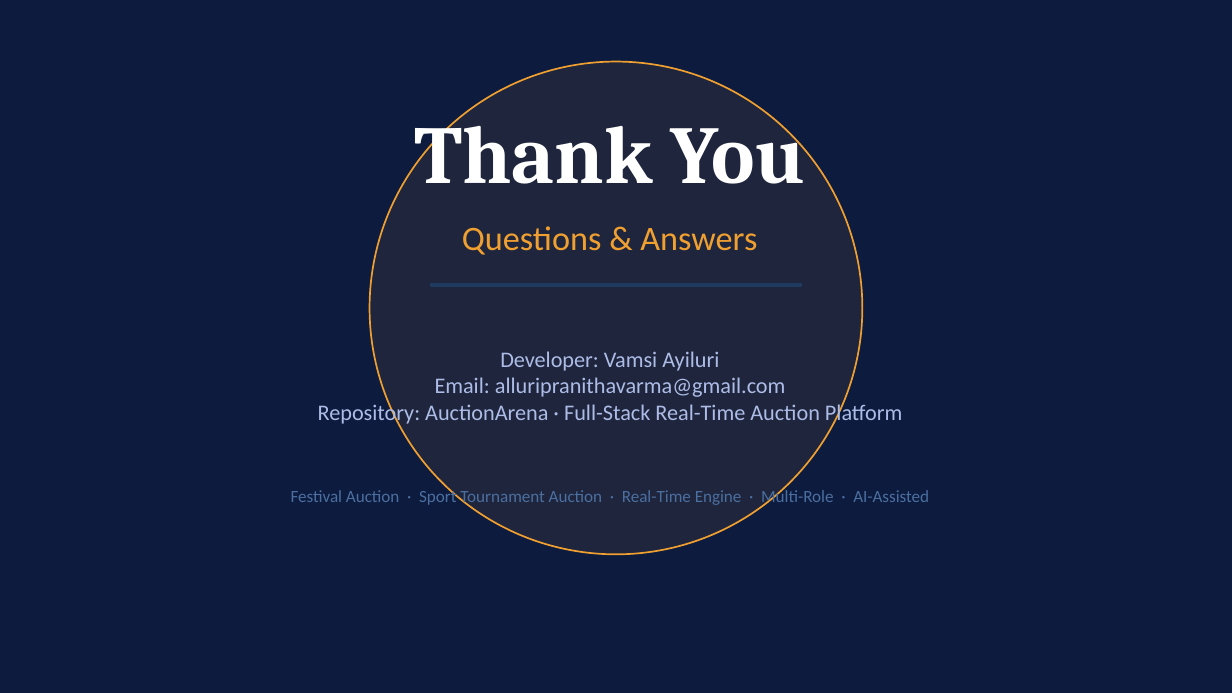
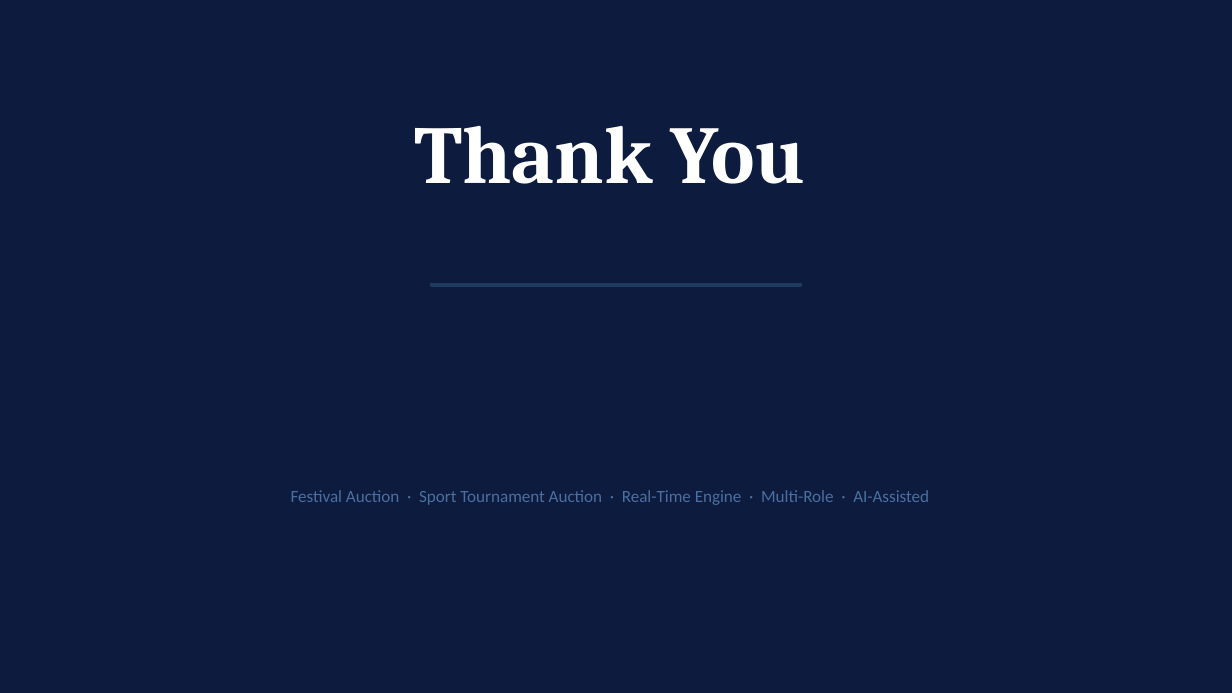
Before and after one commit to Vamsiayiluri/Auction-Tracker, a slide deck: slide 24 of Deliverables/FINAL_PRESENTATION_DECK.pptx. Drawn at 1232x693 pixels with LibreOffice and Linux fonts; fonts in the diff are those of the drawing. Boxes give left, top, right and bottom in pixels: in the first picture for what was removed or moved away, otherwise in the second. Text is boxed around its words. In the diff, an @@ line names an element or a change of style, - is before the commit and + after.

```diff
--- a/Deliverables/FINAL_PRESENTATION_DECK.pptx
+++ b/Deliverables/FINAL_PRESENTATION_DECK.pptx
@@ ellipse removed at bbox=[370, 62, 862, 554] @@
@@ text removed at bbox=[462, 226, 757, 255] @@
-Questions & Answers
@@ text removed at bbox=[318, 351, 902, 426] @@
-Developer: Vamsi Ayiluri
-Email: alluripranithavarma@gmail.com
-Repository: AuctionArena · Full-Stack Real-Time Auction Platform
```
Also in this commit, not shown: 4 other slides changed, 16 other files.
